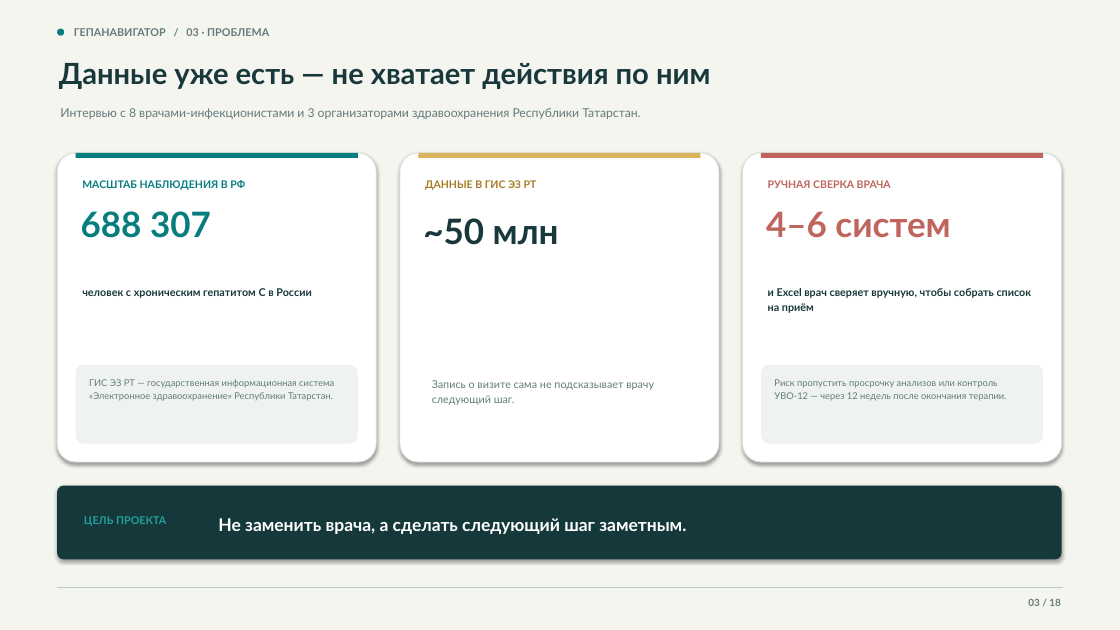
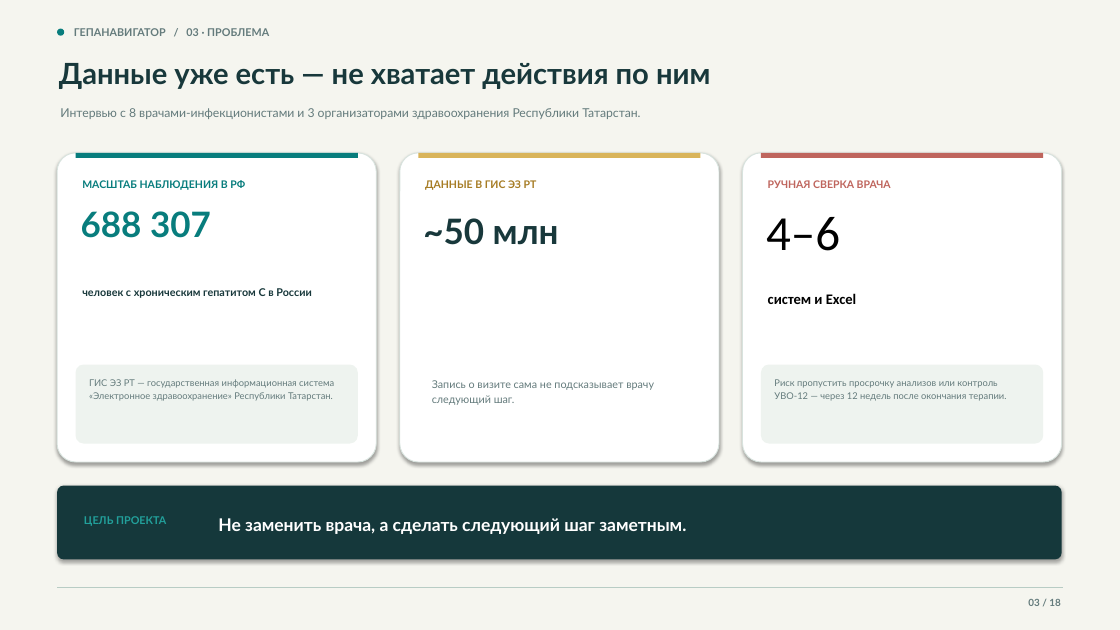
Before and after one commit to devenportg/GepaNavigator, a slide deck: slide 3 of deliverables/GepaNavigator_release.pptx. Drawn at 1120x630 pixels with LibreOffice and Linux fonts; fonts in the diff are those of the drawing. Boxes give left, top, right and bottom in pixels: in the first picture for what was removed or moved away, otherwise in the second. Text is boxed around its words. In the diff, an @@ line names an element or a change of style, - is before the commit and + after.

```diff
--- a/deliverables/GepaNavigator_release.pptx
+++ b/deliverables/GepaNavigator_release.pptx
@@ text at [766, 217, 840, 251]: text changed; size 30 to 42 pt; font Lato to Calibri; text colour #BF655D to #000000; bold off @@
-4–6 систем
+4–6
@@ text at [768, 293, 856, 304]: text changed; size 9.2 to 12.5 pt; font Lato to Calibri; text colour #18383B to #000000 @@
-и Excel врач сверяет вручную, чтобы собрать список на приём
+систем и Excel
```
Also in this commit, not shown: 12 other slides changed, 2 other files.
